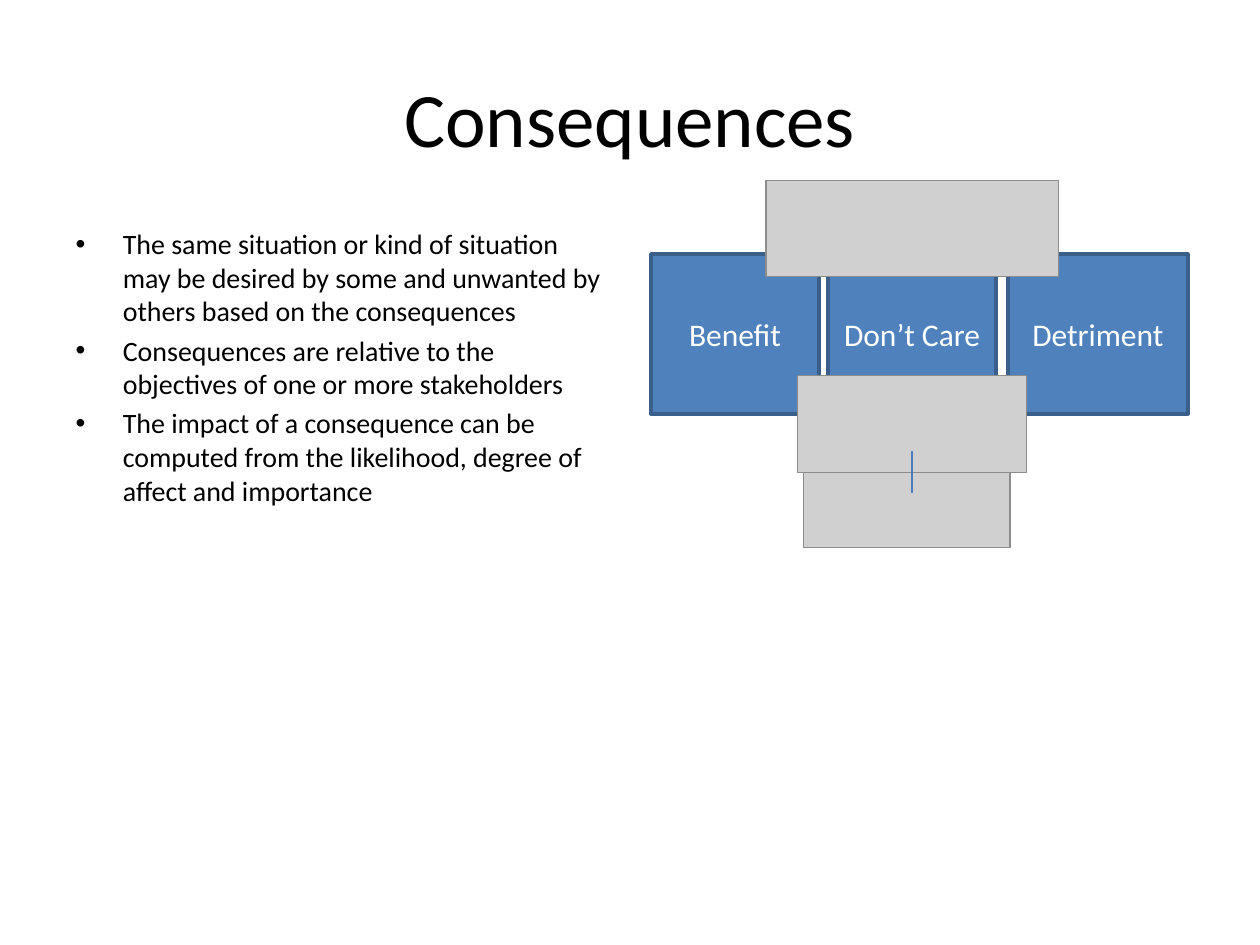
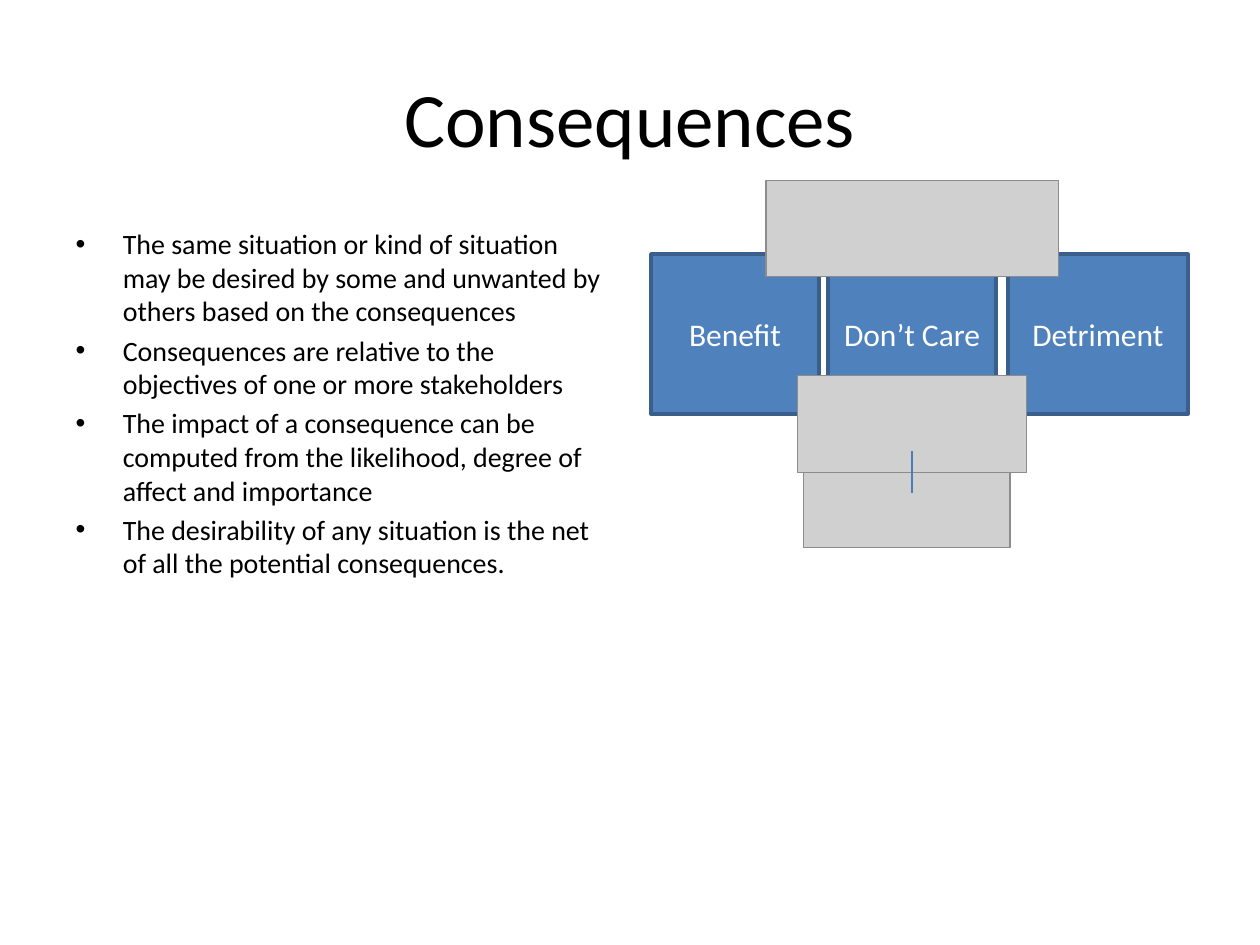
Before and after one commit to omg-threat-modeling/phase1, a slide deck: slide 6 of models/ModelDevelopment/Threat And Risk Concepts.pptx (slide 5 before the commit). Drawn at 1260x945 pixels with LibreOffice and Linux fonts; fonts in the diff are those of the drawing; grey boxes stand for pictures. Boxes give left, top, right and bottom in pixels: in the first picture for what was removed or moved away, otherwise in the second. Text is boxed around its words. In the diff, an @@ line names an element or a change of style, - is before the commit and + after.

```diff
--- a/models/ModelDevelopment/Threat And Risk Concepts.pptx
+++ b/models/ModelDevelopment/Threat And Risk Concepts.pptx
@@ text at (123,520,589,578): paragraph added @@
+• The desirability of any situation is the net of all the potential consequences.
```
Also in this commit, not shown: 6 other slides changed, 2 slides added, 3 other files.
